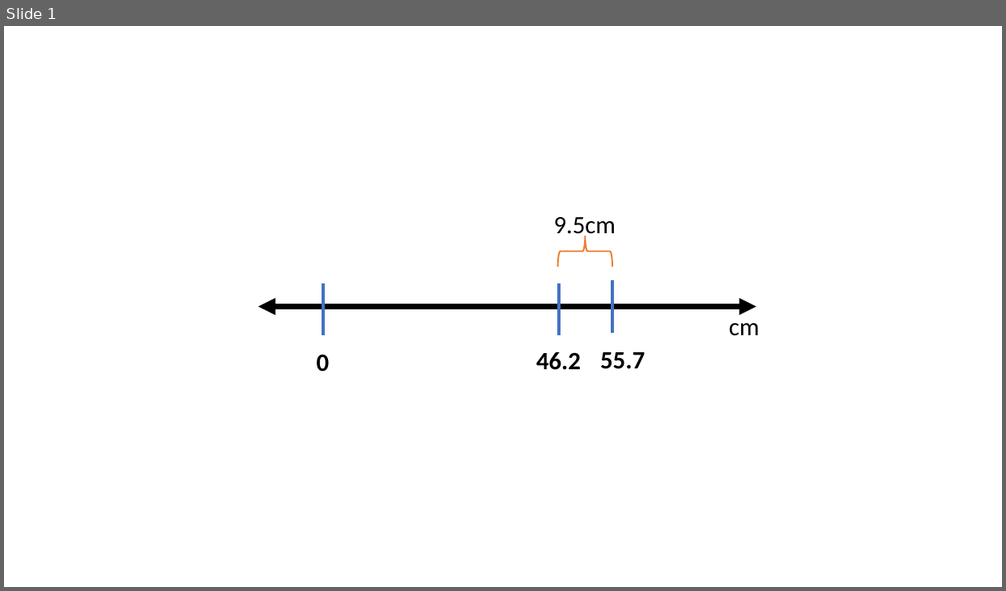
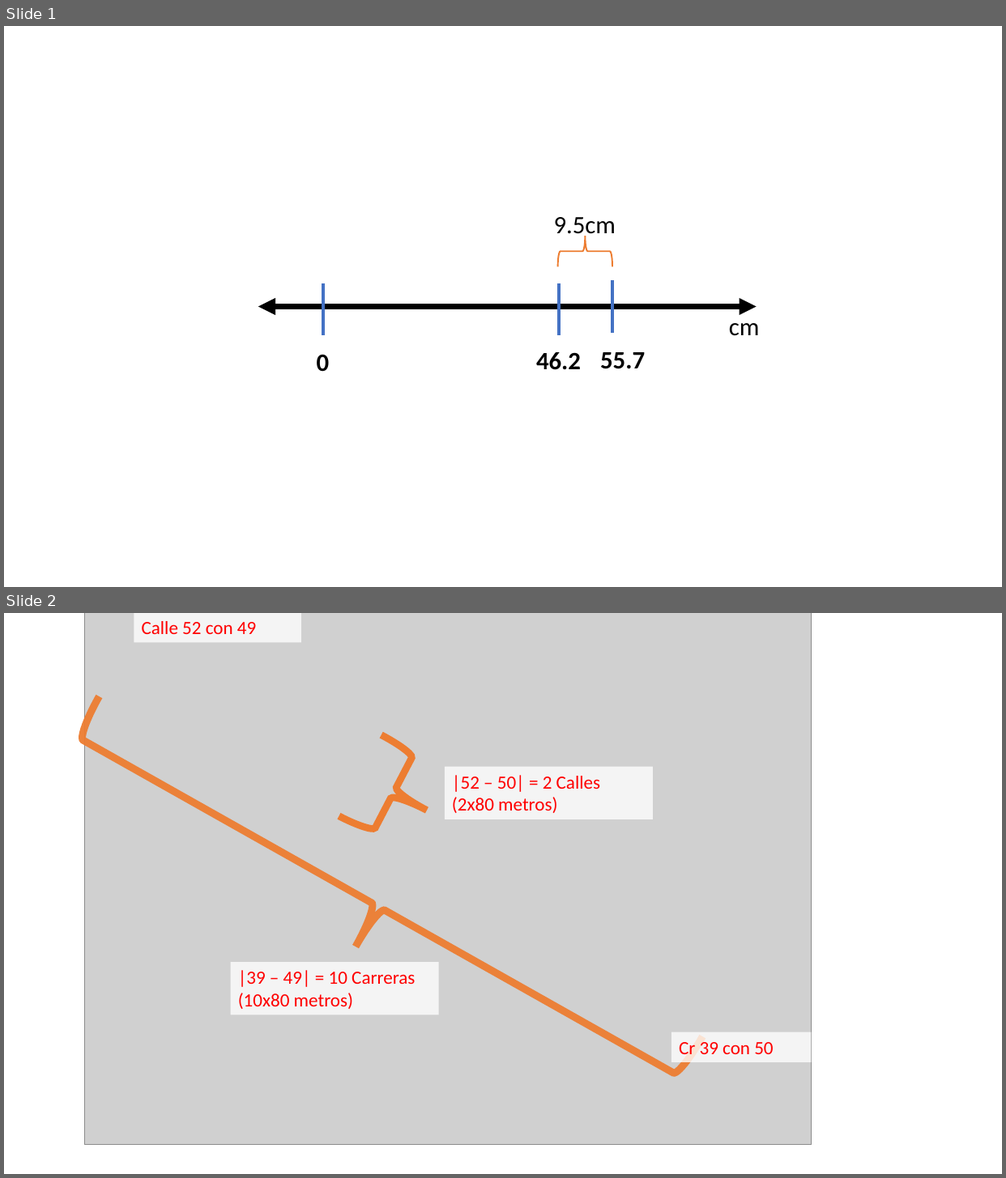
Before and after one commit to fundatosudea/material_20242, a slide deck: Imag/fig/fig_03_recta.pptx. Shown one above the other, each under a label of ours: slide 1 before the commit, slides 1 and 2 after it. The pictures are 1006x591 and 1006x1178 pixels, drawn with LibreOffice and Linux fonts; fonts in the diff are those of the drawing; grey boxes stand for pictures. Boxes give left, top, right and bottom in pixels: in the first picture for what was removed or moved away, otherwise in the second. Text is boxed around its words. In the diff, an @@ line names an element or a change of style, - is before the commit and + after.

```diff
--- a/Imag/fig/fig_03_recta.pptx
+++ b/Imag/fig/fig_03_recta.pptx
@@ slide 2 added at (4,613,1002,1174), background #FFFFFF @@
@@ group added at (53,613,812,1144): 4 rectangles, 2 right braces, 1 picture @@
+Calle 52 con 49
+|39 – 49| = 10 Carreras
+(10x80 metros)
+Cr 39 con 50
+|52 – 50| = 2 Calles
+(2x80 metros)
```
Also in this commit, not shown: 10 other files.
